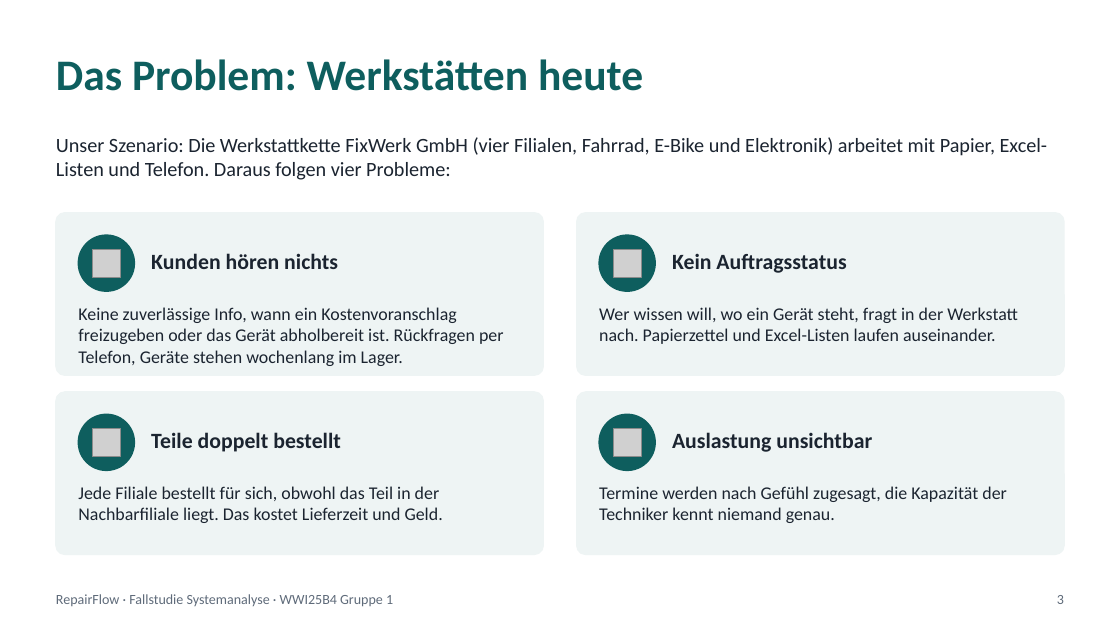
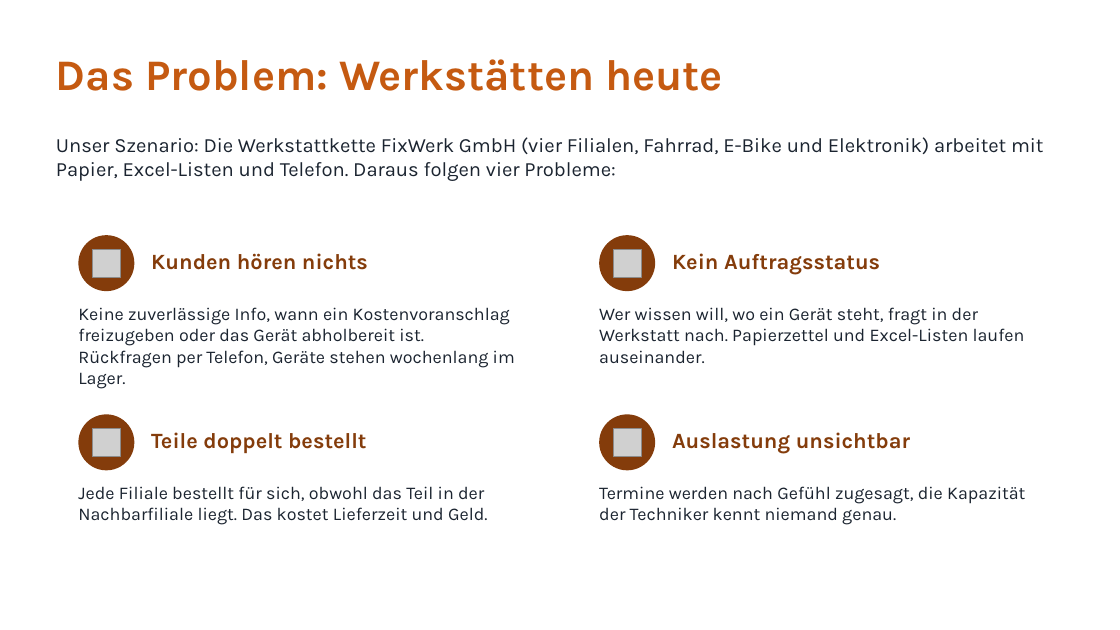
Before and after one commit to jakobschwan123-cmd/casestudy-semester-3, a slide deck: slide 3 of 4_praesentation/Abschlusspraesentation.pptx. Drawn at 1120x630 pixels with LibreOffice and Linux fonts; fonts in the diff are those of the drawing; grey boxes stand for pictures. Boxes give left, top, right and bottom in pixels: in the first picture for what was removed or moved away, otherwise in the second. Text is boxed around its words. In the diff, an @@ line names an element or a change of style, - is before the commit and + after.

```diff
--- a/4_praesentation/Abschlusspraesentation.pptx
+++ b/4_praesentation/Abschlusspraesentation.pptx
@@ text "Das Problem: Werkstätten heute" at [56, 59, 723, 91]: font Calibri to Karla, text colour #0E5E5E to #C55A11 @@
@@ rounded rectangle removed at [56, 213, 543, 375] @@
@@ rounded rectangle removed at [577, 213, 1064, 375] @@
@@ rounded rectangle removed at [56, 392, 543, 554] @@
@@ rounded rectangle removed at [577, 392, 1064, 554] @@
@@ fill #0E5E5E to #843C0B; outline #0E5E5E 1 pt to none in 4 elements at [78, 235, 134, 291], [599, 235, 655, 291], [78, 414, 134, 470], [599, 414, 655, 470] @@
@@ font Calibri to Karla, text colour #1B2430 to #843C0B in 4 elements at [151, 253, 368, 270], [672, 253, 880, 275], [151, 432, 366, 454], [672, 432, 910, 454] @@
@@ font Calibri to Karla in 5 elements at [56, 137, 1044, 181], [78, 307, 515, 368], [599, 307, 1025, 364], [78, 486, 488, 525], [599, 486, 1025, 525] @@
@@ text removed at [56, 594, 393, 607] @@
-RepairFlow · Fallstudie Systemanalyse · WWI25B4 Gruppe 1
@@ text removed at [1057, 595, 1064, 604] @@
-3
```
Also in this commit, not shown: 16 other slides changed, 1 slide added, 1 slide removed.
